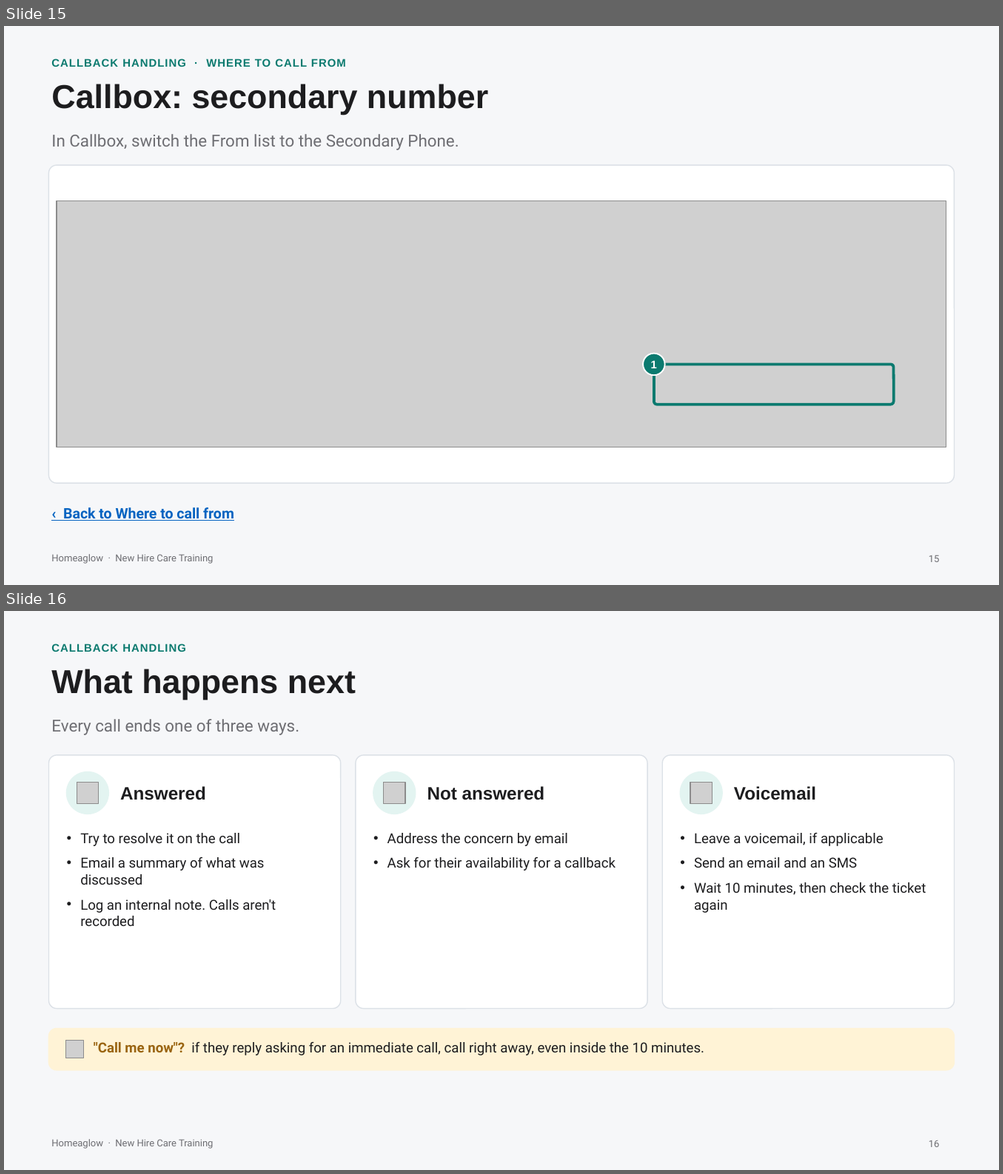
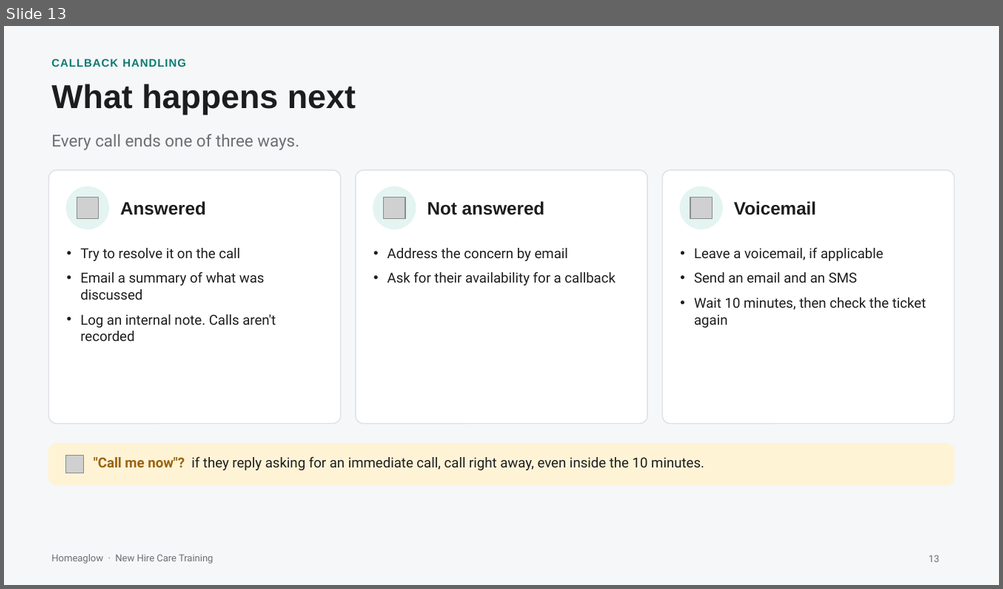
Before and after one commit to anjulimichelle/training, a slide deck: platform-mechanics/platform-operating-mechanics.pptx. Shown one above the other, each under a label of ours: slides 15 and 16 before the commit, slide 13 after it. The pictures are 1003x1174 and 1003x589 pixels, drawn with LibreOffice and Linux fonts; fonts in the diff are those of the drawing; grey boxes stand for pictures. Boxes give left, top, right and bottom in pixels: in the first picture for what was removed or moved away, otherwise in the second. Text is boxed around its words. In the diff, an @@ line names an element or a change of style, - is before the commit and + after.

```diff
--- a/platform-mechanics/platform-operating-mechanics.pptx
+++ b/platform-mechanics/platform-operating-mechanics.pptx
@@ slide 15 removed at box(4, 26, 999, 585), background #F6F7F9; not listed: 1 template element that a slide beside it also shows @@
@@ text removed at box(51, 59, 346, 67) @@
-CALLBACK HANDLING · WHERE TO CALL FROM
@@ text removed at box(51, 84, 488, 115) @@
-Callbox: secondary number
@@ text removed at box(51, 134, 458, 150) @@
-In Callbox, switch the From list to the Secondary Phone.
@@ rounded rectangle removed at box(48, 165, 954, 483) @@
@@ picture removed at box(57, 201, 946, 448) @@
@@ ellipse removed at box(643, 353, 664, 375) @@
@@ text removed at box(651, 360, 657, 369) @@
-1
@@ rounded rectangle removed at box(654, 364, 893, 404) @@
@@ text removed at box(63, 508, 234, 521) @@
-‹ Back to Where to call from
@@ page number removed at box(928, 555, 939, 562) @@
-15
@@ what was slide 16 is now slide 13 @@
@@ page number at box(928, 555, 939, 562): text changed @@
-16
+13
```
Also in this commit, not shown: 1 slide changed, 2 other slides removed, 6 other files.
